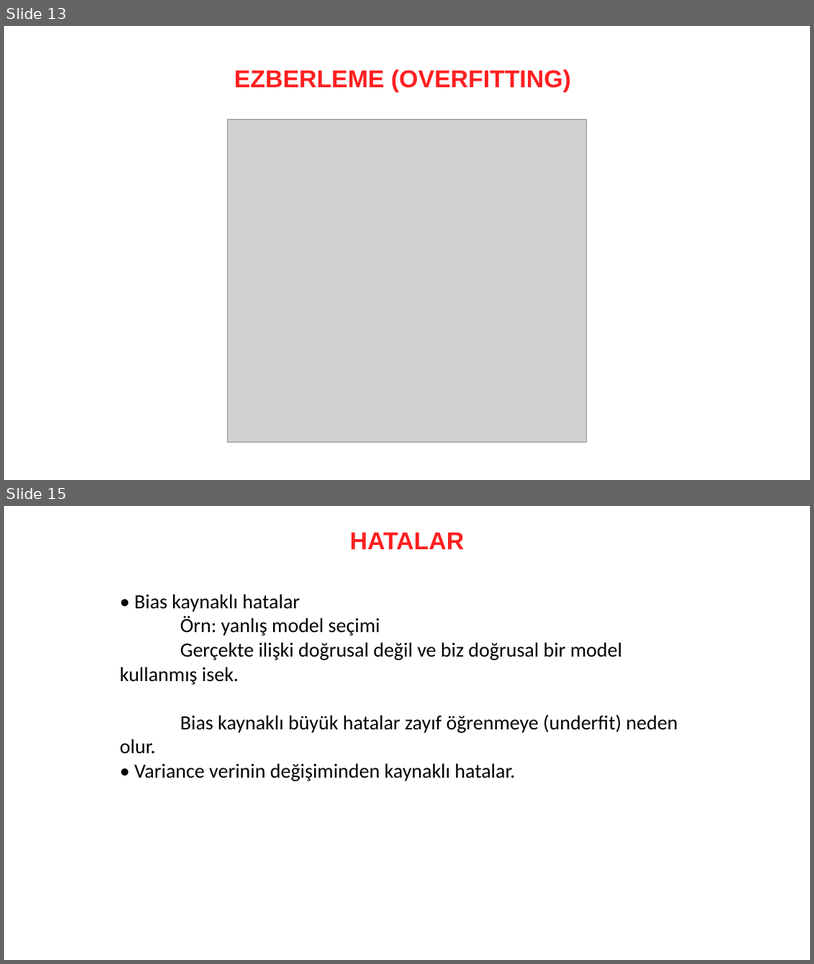
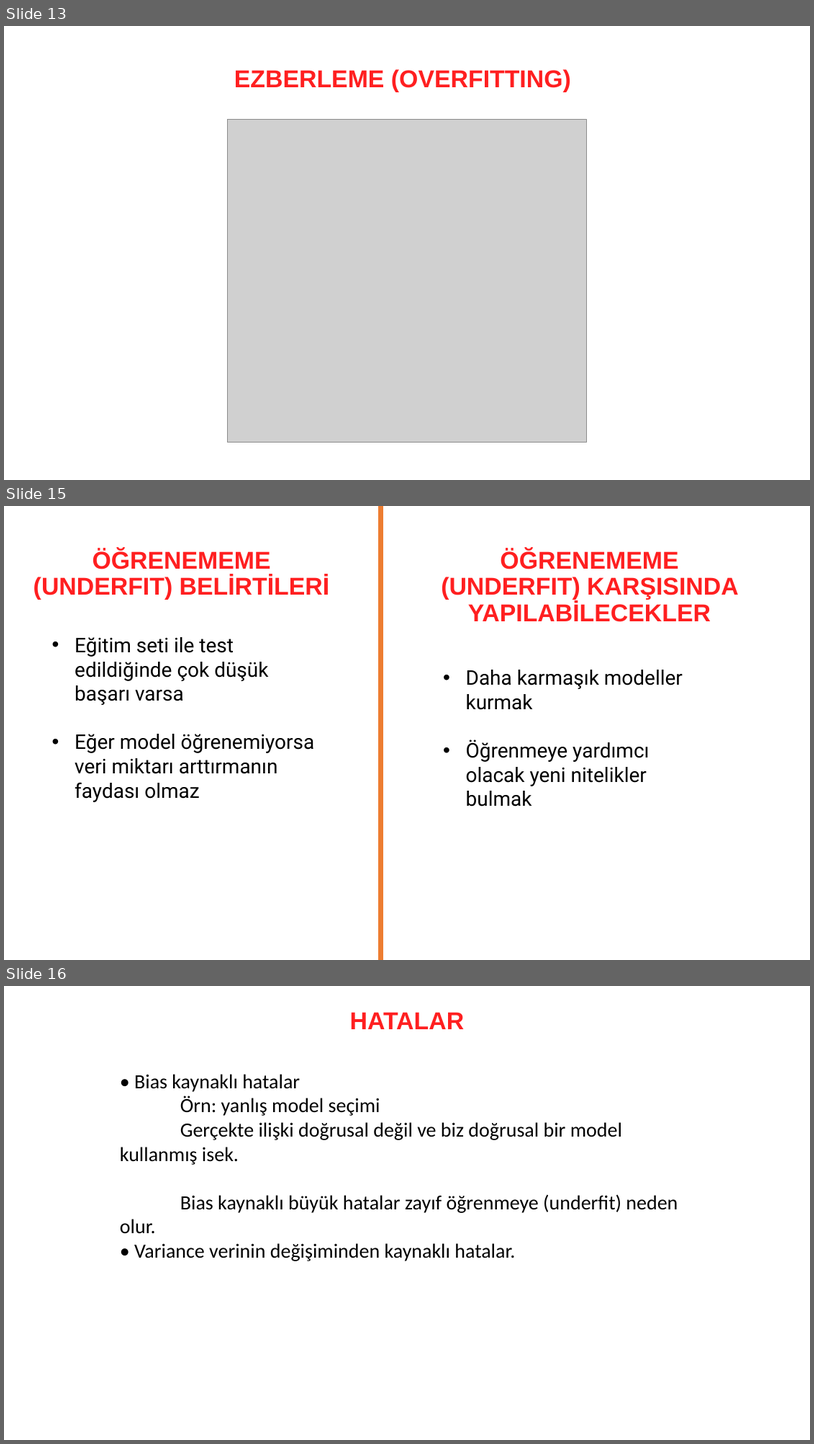
Before and after one commit to erkansirin78/preprocessing-analysis-ml-dl-big-data, a slide deck: presentations/04_ML_Önemli_Hususlar.pptx. Shown one above the other, each under a label of ours: slides 13 and 15 before the commit, slides 13, 15 and 16 after it; the slides between them are not shown. The pictures are 814x964 and 814x1444 pixels, drawn with LibreOffice and Linux fonts; fonts in the diff are those of the drawing; grey boxes stand for pictures. Boxes give left, top, right and bottom in pixels: in the first picture for what was removed or moved away, otherwise in the second. Text is boxed around its words. In the diff, an @@ line names an element or a change of style, - is before the commit and + after.

```diff
--- a/presentations/04_ML_Önemli_Hususlar.pptx
+++ b/presentations/04_ML_Önemli_Hususlar.pptx
@@ slide 15 added at box(4, 506, 810, 960), background #FFFFFF @@
@@ line added from (381, 506) to (381, 960), #ED7D31 6 pt @@
@@ text added at box(34, 548, 330, 600), 29 pt, text #FF1F20, bold @@
+  ÖĞRENEMEME (UNDERFIT) BELİRTİLERİ
@@ text added at box(441, 548, 738, 622), 29 pt, text #FF1F20, bold @@
+  ÖĞRENEMEME (UNDERFIT) KARŞISINDA YAPILABİLECEKLER
@@ text added at box(75, 637, 315, 802), 24 pt, text #000000 @@
+• Eğitim seti ile test edildiğinde çok düşük başarı varsa
+• Eğer model öğrenemiyorsa veri miktarı arttırmanın faydası olmaz
@@ text added at box(466, 669, 683, 806), 24 pt, text #000000 @@
+• Daha karmaşık modeller kurmak
+• Öğrenmeye yardımcı olacak yeni nitelikler bulmak
@@ what was slide 15 is now slide 16 @@
```
Also in this commit, not shown: 1 slide changed, 9 other files.
